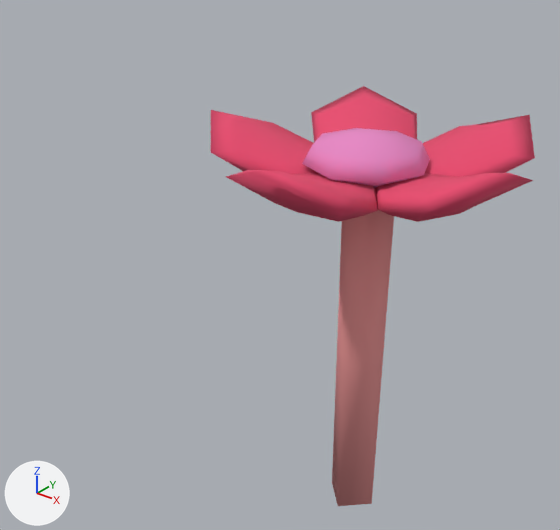
A saved change to the FBX model GameCamp2022/Assets/MikkoAssets/O_Flower.fbx.
One viewpoint serves both versions: a 50 mm camera at (2.63, -4.23, 4.48) aimed at (-0.22, -0.67, 2.27). Every picture has the same lights, and +X, +Y and +Z are marked at lower left. Where no turn or scale is listed for an object, it has been applied to the vertices.

The scene before the commit, as lines of its bpy script (objects in view):
```python
me_sphere_025 = bpy.data.meshes.new('Sphere.025')
me_sphere_025.from_pydata(...)  # 212 vertices, 250 faces; spans x -1.11..1.12, y -1.14..1.04, z 0.0..3.08
# faces by material slot: [200, 10, 40]
me_sphere_025.materials.append(mat_petals)  # red #e74c6f
me_sphere_025.materials.append(mat_stem)  # pink #e79494
me_sphere_025.materials.append(mat_center)  # pink #e789c5
ob_flower = bpy.data.objects.new('Flower', me_sphere_025)
ob_flower.location = (0.0, 0.0, 0.0)
```
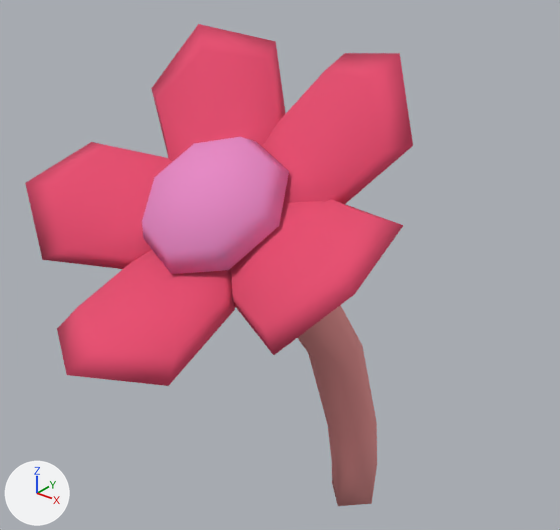
Where the change shows, as pixel boxes [x1, y1, x2, y2] in the pictures (560 x 530 px; the box of a moved part takes in the faces that stretch with it):
'Flower', reshaped (20% wider, 15% taller)
    before: [211, 86, 535, 506]
    after: [25, 24, 413, 506]
part 1 of me_sphere_025, moved or reshaped
    before: [302, 128, 430, 188]
    after: [142, 137, 289, 274]
part 2 of me_sphere_025, moved or reshaped
    before: [226, 170, 378, 222]
    after: [57, 250, 235, 386]
part 3 of me_sphere_025, moved or reshaped
    before: [375, 173, 533, 222]
    after: [231, 199, 403, 355]
part 4 of me_sphere_025, moved or reshaped
    before: [211, 110, 316, 174]
    after: [25, 142, 172, 269]
part 5 of me_sphere_025, moved or reshaped
    before: [311, 86, 417, 142]
    after: [151, 24, 286, 162]
part 6 of me_sphere_025, moved or reshaped
    before: [423, 115, 535, 177]
    after: [262, 53, 413, 204]
part 7 of me_sphere_025, built on
    before: [332, 210, 394, 506]
    after: [298, 305, 377, 506]

Edits to the bpy script that builds the scene:
```text
Change me_sphere_025:
    used by ob_flower; location = (0.0, 0.0, 0.0)
    remove me_sphere_025.from_pydata(...)  # 212 vertices, 250 faces; spans x -1.11..1.12, y -1.14..1.04, z 0.0..3.08
    add me_sphere_025.from_pydata(...)  # 248 vertices, 292 faces; spans x -1.11..1.12, y -2.51..0.2, z 0.0..3.77
    me_sphere_025 part 1: the loose piece of 34 vertices spanning x -0.44..0.43, y -0.45..0.41, z 2.72..3.05 is turned 38.2 degrees about the x axis through its middle, then moved by (0.0, -1.48, 0.13)
    me_sphere_025 part 2: the loose piece of 34 vertices spanning x -0.41..0.41, y -1.14..-0.07, z 2.66..3.08 is turned 38.2 degrees about the x axis through its middle, then moved by (0.0, -1.35, -0.23)
    me_sphere_025 part 3: the loose piece of 34 vertices spanning x 0.1..1.12, y -0.64..0.25, z 2.66..3.08 is turned 38.2 degrees about the x axis through its middle, then moved by (0.0, -1.44, 0.02)
    me_sphere_025 part 4: the loose piece of 34 vertices spanning x -1.11..-0.09, y -0.66..0.23, z 2.66..3.08 is turned 38.2 degrees about the x axis through its middle, then moved by (0.0, -1.43, 0.01)
    me_sphere_025 part 5: the loose piece of 34 vertices spanning x -0.89..0.04, y 0.07..1.04, z 2.66..3.08 is turned 38.2 degrees about the x axis through its middle, then moved by (0.0, -1.6, 0.48)
    me_sphere_025 part 6: the loose piece of 34 vertices spanning x -0.03..0.91, y 0.06..1.03, z 2.66..3.08 is turned 38.2 degrees about the x axis through its middle, then moved by (0.0, -1.6, 0.48)
    me_sphere_025 part 7
    4 vertices are removed from x -0.18..0.18, y -0.18..0.08, z 2.86
    9 faces are deleted
    40 vertices are added at x -0.2..0.2, y -1.52..0.15, z 0.36..2.98
    51 new faces join them, mat_stem (pink #e79494)
```
